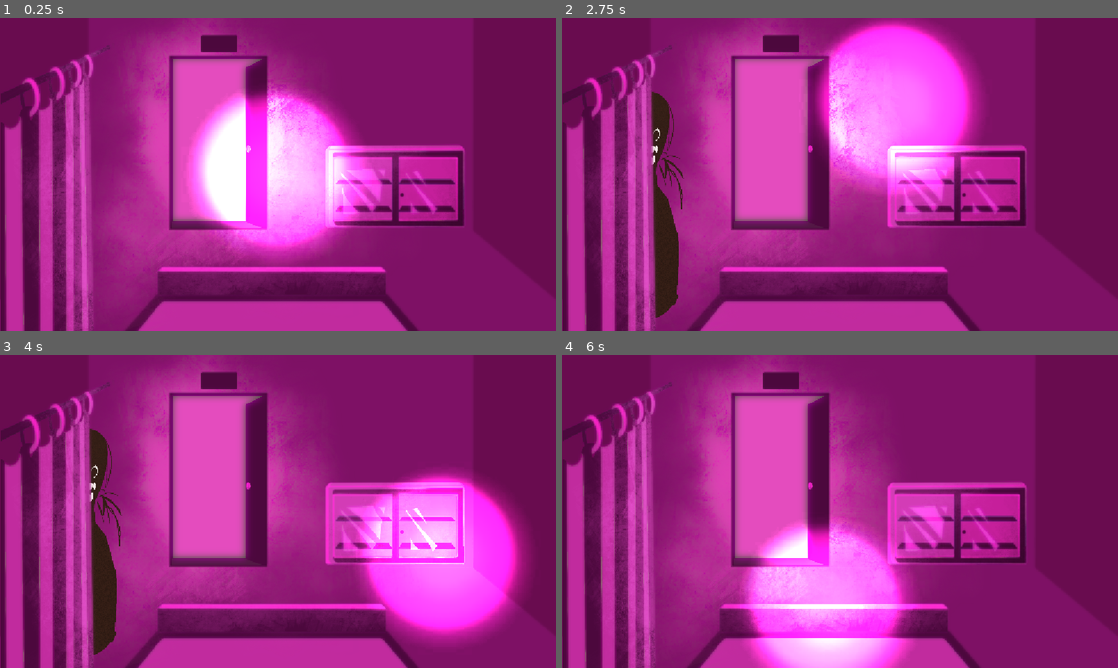
Above: before the commit, frames 1-4 (two rows, left to right).
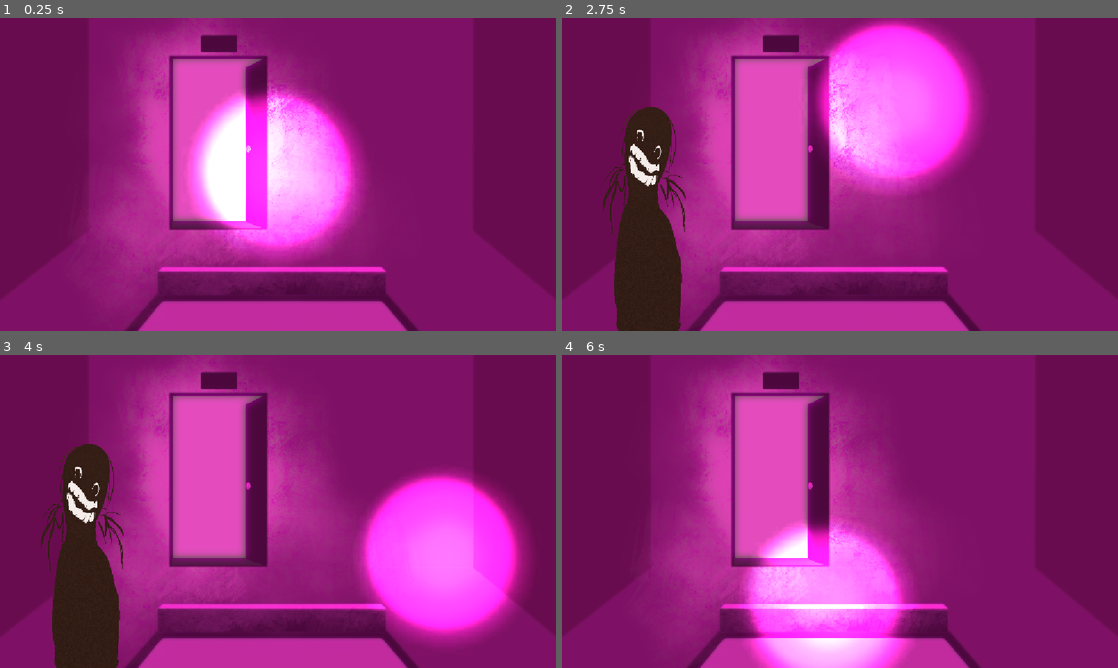
Above: after the commit, the same moments.

Repository: xXample/game-jam-2026
Game: Godot game, scene res://main.tscn
Same seed, same stepped clock (60 frames per second), same inputs: the game is played once before the commit and once after it.
Inputs (mouse positions are in pixels of both pictures, inside the frame that each line leads up to):
- Up to frame 1 (0.25 s): no input
- Up to frame 2 (2.75 s): tap Enter at 0.5, 2 s; move the mouse to (751, 99) at 0.52 s; click (751, 99) at 0.67 s; tap Space at 1.25 s; move the mouse to (873, 99) at 1.27 s; click (873, 99) at 1.42 s; move the mouse to (895, 105) at 2.02 s; click (895, 105) at 2.17 s
- Up to frame 3 (4 s): move the mouse to (250, 574) at 2.77 s; click (250, 574) at 2.92 s; tap Space at 3.5 s; move the mouse to (444, 558) at 3.52 s; click (444, 558) at 3.67 s
- Up to frame 4 (6 s): tap Enter at 4.25 s; move the mouse to (673, 464) at 4.27 s; click (673, 464) at 4.42 s; tap Space at 5 s; move the mouse to (867, 511) at 5.02 s; click (867, 511) at 5.17 s; click (828, 608) at 5.75 s

The runs differ from the first frame. In frame 1, 16% of the frame differs, in the area x 0-84%, y 8-100%; in frame 2, 18%; in frame 3, 18%; in frame 4, 16%.

Commit message:
Little changes for adding images to main

Diff:
--- a/main.tscn
+++ b/main.tscn
@@ -27,10 +27,10 @@
 size = Vector2(131.5, 110)
 
 [sub_resource type="RectangleShape2D" id="RectangleShape2D_ycxyu"]
-size = Vector2(240, 367)
+size = Vector2(192, 367)
 
 [sub_resource type="RectangleShape2D" id="RectangleShape2D_b0why"]
-size = Vector2(213, 477)
+size = Vector2(190.25, 490.5)
 
 [sub_resource type="RectangleShape2D" id="RectangleShape2D_d13ii"]
 size = Vector2(131.5, 110)
@@ -119,7 +119,7 @@
 color = Color(0, 1, 0, 1)
 
 [node name="Yellow_collision" type="CollisionShape2D" parent="Mami" unique_id=245474747]
-position = Vector2(-199, 288)
+position = Vector2(-223, 288)
 shape = SubResource("RectangleShape2D_ycxyu")
 
 [node name="ColorRect" type="ColorRect" parent="Mami/Yellow_collision" unique_id=1685404393]
@@ -132,12 +132,12 @@
 color = Color(1, 1, 0, 1)
 
 [node name="mami-1" type="Sprite2D" parent="Mami/Yellow_collision" unique_id=1754605407]
-position = Vector2(-2, -92)
-scale = Vector2(0.4863932, 0.5446419)
+position = Vector2(24.46663, -55.356674)
+scale = Vector2(0.5122395, 0.5804264)
 texture = ExtResource("7_getpj")
 
 [node name="Red_collision" type="CollisionShape2D" parent="Mami" unique_id=59354043]
-position = Vector2(-85, 372)
+position = Vector2(-138.125, 365)
 shape = SubResource("RectangleShape2D_b0why")
 
 [node name="ColorRect" type="ColorRect" parent="Mami/Red_collision" unique_id=1233730193]
@@ -150,11 +150,12 @@
 color = Color(1, 0, 0, 1)
 
 [node name="mami-2" type="Sprite2D" parent="Mami/Red_collision" unique_id=936209841]
-position = Vector2(14.999983, -89)
-scale = Vector2(0.5849935, 0.5446419)
+position = Vector2(17.125004, -129.99997)
+scale = Vector2(0.6059733, 0.59184897)
 texture = ExtResource("7_getpj")
 
 [node name="curtains" type="TextureRect" parent="." unique_id=172651445]
+visible = false
 offset_left = 3.0
 offset_top = 10.0
 offset_right = 1163.0
@@ -163,6 +164,7 @@
 expand_mode = 1
 
 [node name="cabinet" type="TextureRect" parent="." unique_id=1644093528]
+visible = false
 offset_right = 1160.0
 offset_bottom = 648.0
 texture = ExtResource("8_yaehf")
